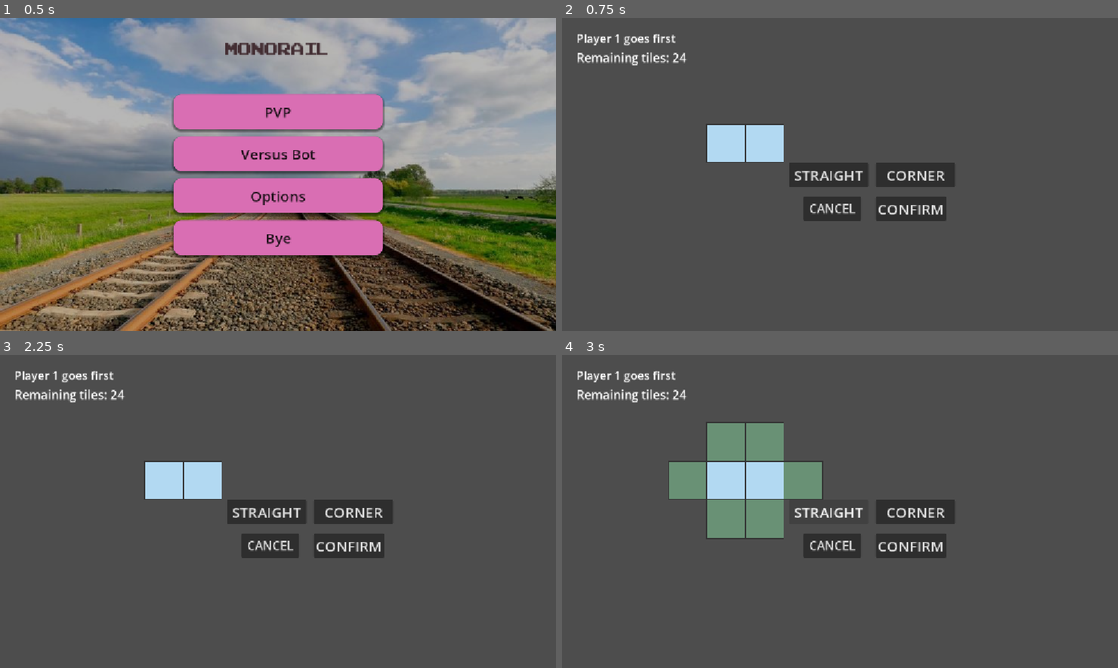
Above: before the commit, frames 1-4 (two rows, left to right).
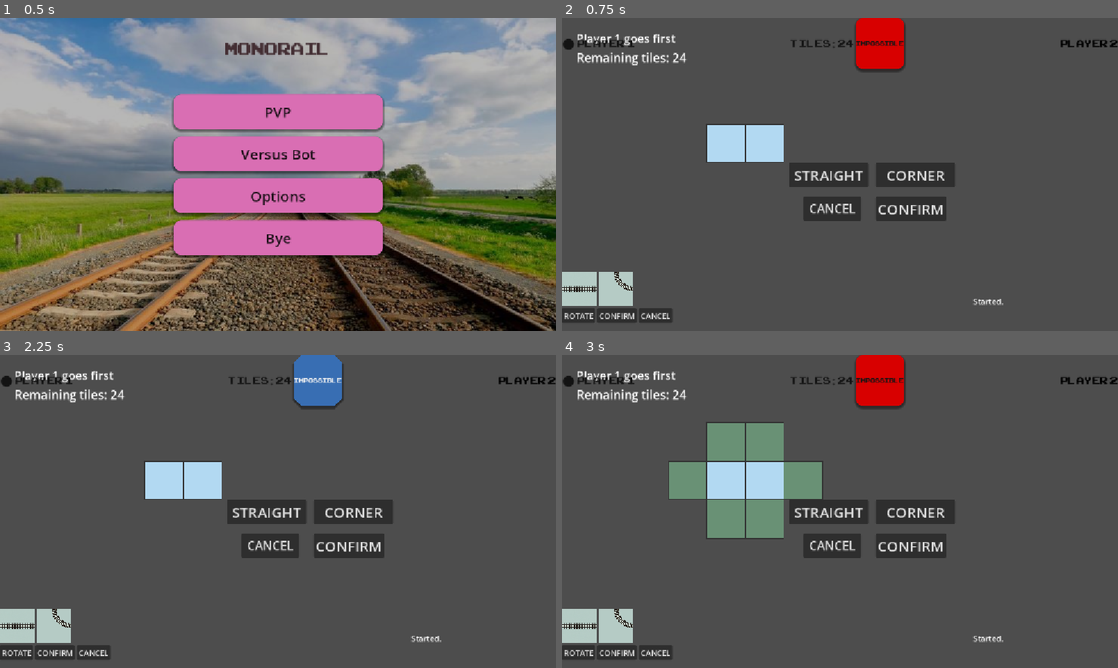
Above: after the commit, the same moments.

Repository: NguyenDucAnh20235585/monorail-godot
Game: Godot game, scene res://scenes/main_menu/main_menu.tscn
Same seed, same stepped clock (60 frames per second), same inputs: the game is played once before the commit and once after it.
Inputs (mouse positions are in pixels of both pictures, inside the frame that each line leads up to; where the layout moved, square brackets give the same spot in the first picture):
- Up to frame 1 (0.5 s): no input
- Up to frame 2 (0.75 s): click "PVP" at 0.5 s
- Up to frame 3 (2.25 s): click "CANCEL" at 1.25 s; click (316, 380) at 2 s, where only the run after the commit has a clickable "Impossible"
- Up to frame 4 (3 s): click (578, 627) [828, 511] at 2.75 s

Frame 1 is identical in both runs. In frame 2, 4.1% of the frame differs, in the area x 0-100%, y 0-98%; in frame 3, 4.1%; in frame 4, 4.1%.

Commit message:
feat: add gameplay tile selectors and bottom hud - anh.nd

Diff:
--- a/main.gd
+++ b/main.gd
@@ -147,3 +147,7 @@
 
 	print("Rotated pending tile at: ", grid_pos)
 	print("New rotation: ", pending_move.get_tile_at(grid_pos)["rotation"])
+
+
+func _on_straight_tile_object_pressed() -> void:
+	pass # Replace with function body.
--- a/main.tscn
+++ b/main.tscn
@@ -2,6 +2,41 @@
 
 [ext_resource type="Script" uid="uid://dbf83gq5o1iyi" path="res://main.gd" id="1_ig7tw"]
 [ext_resource type="Script" uid="uid://d0hqdee5jplup" path="res://scripts/ui/board/board_view.gd" id="2_0xm2m"]
+[ext_resource type="FontFile" uid="uid://dl7sgbrkes2vd" path="res://assets/font/ARCADECLASSIC.TTF" id="3_h2yge"]
+[ext_resource type="Texture2D" uid="uid://cu2duj0vw86v5" path="res://assets/png/Straight_tile.png" id="4_1bvp3"]
+[ext_resource type="Texture2D" uid="uid://bja2egrh1pukd" path="res://assets/png/Curve_tile.png" id="5_lquwl"]
+
+[sub_resource type="StyleBoxFlat" id="StyleBoxFlat_1bvp3"]
+bg_color = Color(0.84705883, 0, 0, 1)
+corner_radius_top_left = 16
+corner_radius_top_right = 16
+corner_radius_bottom_right = 16
+corner_radius_bottom_left = 16
+corner_detail = 16
+shadow_color = Color(0, 0, 0, 0.44313726)
+shadow_size = 5
+shadow_offset = Vector2(0, 3.5)
+
+[sub_resource type="StyleBoxFlat" id="StyleBoxFlat_lquwl"]
+bg_color = Color(0.8489673, 0.43312973, 0.7016545, 1)
+corner_radius_top_left = 16
+corner_radius_top_right = 16
+corner_radius_bottom_right = 16
+corner_radius_bottom_left = 16
+shadow_color = Color(0, 0, 0, 0.44313726)
+shadow_size = 5
+shadow_offset = Vector2(0, 3.5)
+
+[sub_resource type="StyleBoxFlat" id="StyleBoxFlat_h2yge"]
+bg_color = Color(0.21960784, 0.43137255, 0.7019608, 1)
+corner_radius_top_left = 16
+corner_radius_top_right = 16
+corner_radius_bottom_right = 16
+corner_radius_bottom_left = 16
+corner_detail = 1
+shadow_color = Color(0, 0, 0, 0.44313726)
+shadow_size = 5
+shadow_offset = Vector2(0, 3.5)
 
 [node name="Main" type="Node" unique_id=1208397320]
 script = ExtResource("1_ig7tw")
@@ -71,9 +106,126 @@
 
 [node name="HUD" type="Control" parent="GameplayUI" unique_id=426455513]
 layout_mode = 3
-anchors_preset = 0
-offset_right = 40.0
-offset_bottom = 40.0
+anchors_preset = 15
+anchor_right = 1.0
+anchor_bottom = 1.0
+grow_horizontal = 2
+grow_vertical = 2
+mouse_filter = 2
+
+[node name="TopRow" type="HBoxContainer" parent="GameplayUI/HUD" unique_id=239948336]
+layout_mode = 1
+anchors_preset = 10
+anchor_right = 1.0
+offset_bottom = 106.0
+grow_horizontal = 2
+
+[node name="Player1Label" type="Label" parent="GameplayUI/HUD/TopRow" unique_id=1338864630]
+layout_mode = 2
+theme_override_colors/font_color = Color(0.07444572, 0.07444573, 0.07444573, 1)
+theme_override_colors/font_shadow_color = Color(0.15199637, 0.15199634, 0.15199634, 0)
+theme_override_fonts/font = ExtResource("3_h2yge")
+theme_override_font_sizes/font_size = 30
+text = "● PLAYER 1"
+
+[node name="TopLeftSpacer" type="Control" parent="GameplayUI/HUD/TopRow" unique_id=1246648031]
+layout_mode = 2
+size_flags_horizontal = 3
+
+[node name="TopCenterZone" type="HBoxContainer" parent="GameplayUI/HUD/TopRow" unique_id=914360195]
+layout_mode = 2
+
+[node name="RemainingTilesLabel" type="Label" parent="GameplayUI/HUD/TopRow/TopCenterZone" unique_id=551859937]
+layout_mode = 2
+theme_override_colors/font_color = Color(0.080783345, 0.080783345, 0.080783345, 1)
+theme_override_colors/font_shadow_color = Color(0.093160845, 0.093160845, 0.09316083, 0)
+theme_override_constants/line_spacing = 2
+theme_override_constants/shadow_outline_size = 10
+theme_override_fonts/font = ExtResource("3_h2yge")
+theme_override_font_sizes/font_size = 30
+text = "Tiles: 24"
+
+[node name="ImpossibleButton" type="Button" parent="GameplayUI/HUD/TopRow/TopCenterZone" unique_id=1074076662]
+custom_minimum_size = Vector2(100, 50)
+layout_mode = 2
+size_flags_horizontal = 4
+theme_override_colors/font_color = Color(0.080783166, 0.08078342, 0.080783226, 1)
+theme_override_fonts/font = ExtResource("3_h2yge")
+theme_override_font_sizes/font_size = 18
+theme_override_styles/normal = SubResource("StyleBoxFlat_1bvp3")
+theme_override_styles/pressed = SubResource("StyleBoxFlat_lquwl")
+theme_override_styles/hover = SubResource("StyleBoxFlat_h2yge")
+text = "Impossible"
+
+[node name="TopRightSpacer" type="Control" parent="GameplayUI/HUD/TopRow" unique_id=1434935644]
+layout_mode = 2
+size_flags_horizontal = 3
+
+[node name="Player2Label" type="Label" parent="GameplayUI/HUD/TopRow" unique_id=1890284870]
+layout_mode = 2
+theme_override_colors/font_color = Color(0.0010853444, 0.0010853446, 0.0010853445, 1)
+theme_override_colors/font_shadow_color = Color(0.093160845, 0.093160845, 0.09316083, 0)
+theme_override_constants/shadow_outline_size = 10
+theme_override_fonts/font = ExtResource("3_h2yge")
+theme_override_font_sizes/font_size = 30
+text = "PLAYER 2"
+horizontal_alignment = 2
+
+[node name="BottomRow" type="HBoxContainer" parent="GameplayUI/HUD" unique_id=1044555593]
+layout_mode = 1
+anchors_preset = 12
+anchor_top = 1.0
+anchor_right = 1.0
+anchor_bottom = 1.0
+offset_top = -123.0
+grow_horizontal = 2
+grow_vertical = 0
+
+[node name="ControlsArea" type="VBoxContainer" parent="GameplayUI/HUD/BottomRow" unique_id=752939431]
+layout_mode = 2
+
+[node name="TileRow" type="HBoxContainer" parent="GameplayUI/HUD/BottomRow/ControlsArea" unique_id=1583260359]
+layout_mode = 2
+
+[node name="StraightTileObject" type="TextureButton" parent="GameplayUI/HUD/BottomRow/ControlsArea/TileRow" unique_id=2126241641]
+custom_minimum_size = Vector2(72, 72)
+layout_mode = 2
+texture_normal = ExtResource("4_1bvp3")
+ignore_texture_size = true
+stretch_mode = 5
+
+[node name="CornerTileObject" type="TextureButton" parent="GameplayUI/HUD/BottomRow/ControlsArea/TileRow" unique_id=1875824984]
+custom_minimum_size = Vector2(72, 72)
+layout_mode = 2
+texture_normal = ExtResource("5_lquwl")
+ignore_texture_size = true
+stretch_mode = 5
+
+[node name="ActionRow" type="HBoxContainer" parent="GameplayUI/HUD/BottomRow/ControlsArea" unique_id=1448818693]
+layout_mode = 2
+
+[node name="RotateButton" type="Button" parent="GameplayUI/HUD/BottomRow/ControlsArea/ActionRow" unique_id=704569226]
+layout_mode = 2
+text = "ROTATE
+"
+
+[node name="ConfirmButton" type="Button" parent="GameplayUI/HUD/BottomRow/ControlsArea/ActionRow" unique_id=994016034]
+layout_mode = 2
+text = "CONFIRM"
+
+[node name="CancelButton" type="Button" parent="GameplayUI/HUD/BottomRow/ControlsArea/ActionRow" unique_id=1521902884]
+layout_mode = 2
+text = "CANCEL"
+
+[node name="BottomSpacer" type="Control" parent="GameplayUI/HUD/BottomRow" unique_id=238529720]
+layout_mode = 2
+size_flags_horizontal = 3
+
+[node name="GameLog" type="Label" parent="GameplayUI/HUD/BottomRow" unique_id=1920631923]
+custom_minimum_size = Vector2(300, 0)
+layout_mode = 2
+text = "Started."
+clip_text = true
 
 [connection signal="pressed" from="ConfirmButton" to="." method="_on_confirm_button_pressed"]
 [connection signal="pressed" from="StraightButton" to="." method="_on_straight_button_pressed"]
@@ -81,3 +233,5 @@
 [connection signal="pressed" from="CornerButton" to="." method="_on_corner_button_pressed"]
 [connection signal="indicator_clicked" from="Board" to="." method="_on_board_indicator_clicked"]
 [connection signal="pending_tile_clicked" from="Board" to="." method="_on_board_pending_tile_clicked"]
+[connection signal="pressed" from="GameplayUI/HUD/BottomRow/ControlsArea/TileRow/StraightTileObject" to="." method="_on_straight_button_pressed"]
+[connection signal="pressed" from="GameplayUI/HUD/BottomRow/ControlsArea/TileRow/CornerTileObject" to="." method="_on_corner_button_pressed"]
Binary file added: assets/png/Curve_tile.png
Not shown, added: assets/png/Curve_tile.png.import
Binary file added: assets/png/Station_tile_01.png
Not shown, added: assets/png/Station_tile_01.png.import
Binary file added: assets/png/Station_tile_02.png
Not shown, added: assets/png/Station_tile_02.png.import
Binary file added: assets/png/Straight_tile.png
Not shown, added: assets/png/Straight_tile.png.import
